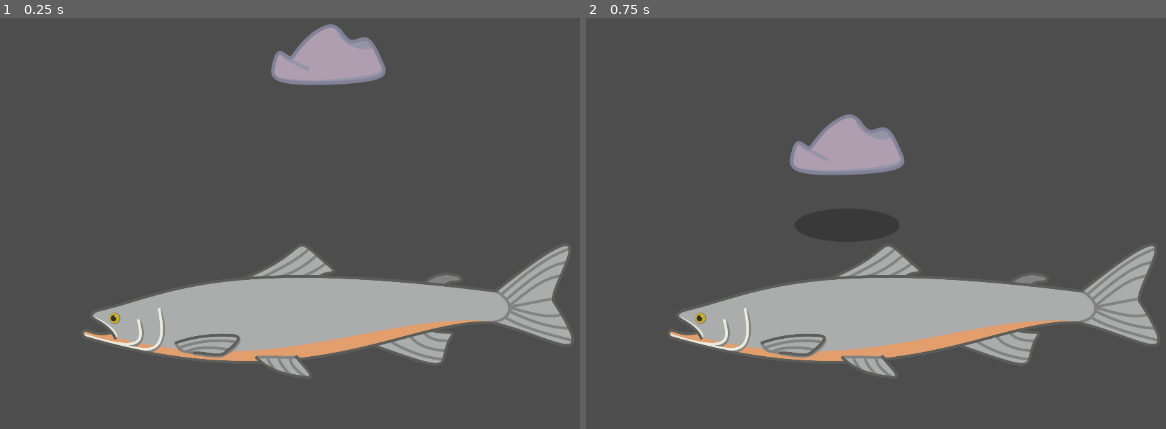
Above: before the commit, frames 1-2 (left to right).
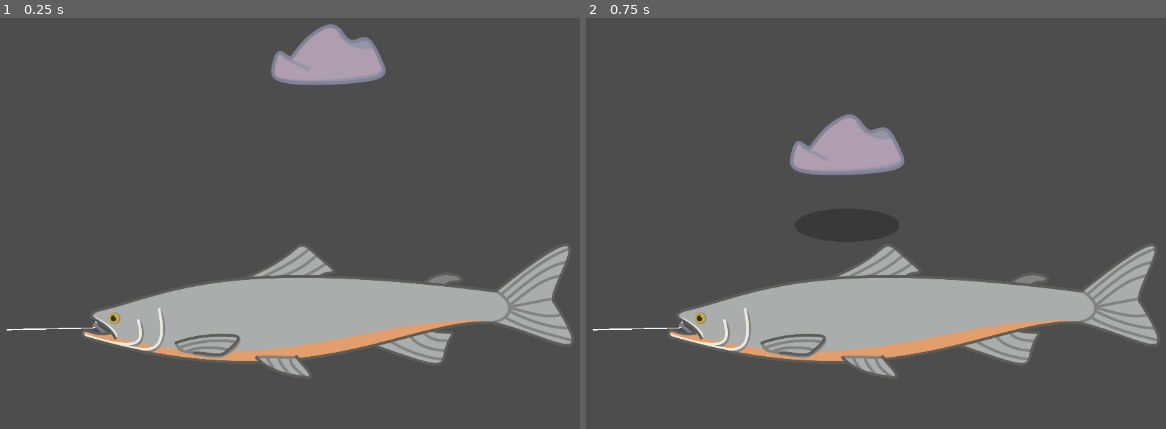
Above: after the commit, the same moments.

Repository: WyattMacKay/ethical-fishing
Game: Godot game, scene res://scenes/main/main.tscn
Two runs of this game, one before a commit and one after it. Both use one fixed random seed, a clock stepped at 60 frames per second and the inputs below.
Inputs (mouse positions are in pixels of both pictures, inside the frame that each line leads up to):
- Up to frame 1 (0.25 s): no input
- Up to frame 2 (0.75 s): tap Enter at 0.5 s; drag from (916, 54) to (713, 326) at 0.52 s

The runs differ from the first frame. In frame 1, less than 0.1% of the frame differs, in the area x 1-19%, y 73-77%; in frame 2, less than 0.1%.

Commit message:
Add hook

Diff:
--- /dev/null
+++ b/scenes/hookline/Hookline.tscn
@@ -0,0 +1,53 @@
+[gd_scene format=3 uid="uid://bgk03v0tjnuhl"]
+
+[ext_resource type="Texture2D" uid="uid://ku6yu1svcjj2" path="res://scenes/hookline/Hook.png" id="1_bcjdn"]
+[ext_resource type="Script" uid="uid://bfkgtociap3on" path="res://scenes/hookline/hookline.gd" id="1_vo6fg"]
+
+[sub_resource type="Gradient" id="Gradient_bcjdn"]
+offsets = PackedFloat32Array(0, 0.8238636, 1)
+colors = PackedColorArray(1, 1, 1, 1, 1, 1, 1, 1, 0.86898494, 0.8689849, 0.8689849, 1)
+
+[sub_resource type="CapsuleShape2D" id="CapsuleShape2D_bcjdn"]
+radius = 12.307297
+height = 50.0
+
+[sub_resource type="CircleShape2D" id="CircleShape2D_rkfyu"]
+radius = 37.93
+
+[node name="Hookline" type="Node2D" unique_id=1092524975 node_paths=PackedStringArray("line")]
+scale = Vector2(0.5, 0.5)
+script = ExtResource("1_vo6fg")
+line = NodePath("Line")
+
+[node name="Line" type="Line2D" parent="." unique_id=2003251680]
+position = Vector2(126.70056, 23)
+scale = Vector2(1.1016042, 1)
+points = PackedVector2Array(-805.8107, 18, -125.89323, 3, -110.46119, -7, -103.19905, -48, -112.27672, -42, -100.47575, -40)
+gradient = SubResource("Gradient_bcjdn")
+joint_mode = 2
+begin_cap_mode = 2
+end_cap_mode = 2
+sharp_limit = 4.0
+antialiased = true
+
+[node name="Hook" type="Sprite2D" parent="." unique_id=1333252150]
+position = Vector2(96.01605, 23)
+rotation = -1.5707964
+texture = ExtResource("1_bcjdn")
+
+[node name="Collisionbox" type="RigidBody2D" parent="." unique_id=1708384166]
+position = Vector2(96.01605, 23)
+
+[node name="CollisionShape2D" type="CollisionShape2D" parent="Collisionbox" unique_id=644842901]
+position = Vector2(64, -57.000004)
+rotation = 1.4260033
+shape = SubResource("CapsuleShape2D_bcjdn")
+
+[node name="Clickbox" type="Area2D" parent="." unique_id=269094191]
+position = Vector2(96.01605, 23)
+
+[node name="CollisionShape2D" type="CollisionShape2D" parent="Clickbox" unique_id=1991106633]
+position = Vector2(-96, -23)
+shape = SubResource("CircleShape2D_rkfyu")
+
+[connection signal="input_event" from="Clickbox" to="." method="_on_click_box_input_event"]
--- /dev/null
+++ b/scenes/hookline/hookline.gd
@@ -0,0 +1,18 @@
+#extends Node2D
+extends Draggable2D
+
+@export var line : Line2D
+
+var line_origin_pos : Vector2
+
+# Called when the node enters the scene tree for the first time.
+func _ready() -> void:
+	line_origin_pos = to_global(line.get_point_position(0))
+	super._ready()
+
+
+# Called every frame. 'delta' is the elapsed time since the previous frame.
+func _process(_delta: float) -> void:
+	line.set_point_position(0, to_local(line_origin_pos))
+
+func use(): pass
--- a/scenes/main/main.tscn
+++ b/scenes/main/main.tscn
@@ -2,12 +2,17 @@
 
 [ext_resource type="PackedScene" uid="uid://cb2v1yvu6mwc1" path="res://scenes/items/rock/rock.tscn" id="1_iuonh"]
 [ext_resource type="PackedScene" uid="uid://vuc7a73ypw48" path="res://scenes/salmon/salmon.tscn" id="2_k2fmo"]
+[ext_resource type="PackedScene" uid="uid://bgk03v0tjnuhl" path="res://scenes/hookline/Hookline.tscn" id="3_k2fmo"]
 
 [node name="Main" type="Node2D" unique_id=118513321]
 
 [node name="Camera2D" type="Camera2D" parent="." unique_id=38482677]
 position = Vector2(576, 324)
 offset = Vector2(0.065, 0)
+
+[node name="Hookline" parent="." unique_id=1092524975 instance=ExtResource("3_k2fmo")]
+position = Vector2(239, 495)
+scale = Vector2(0.1656829, 0.1656829)
 
 [node name="Salmon" parent="." unique_id=553638740 instance=ExtResource("2_k2fmo")]
 position = Vector2(576.00006, 471)
Binary file added: scenes/hookline/Hook.png
Not shown, added: scenes/hookline/Hook.png.import
Not shown, added: scenes/hookline/hookline.gd.uid
Not shown, added: scenes/hookline/Hookline.tscn4956596497.tmp
